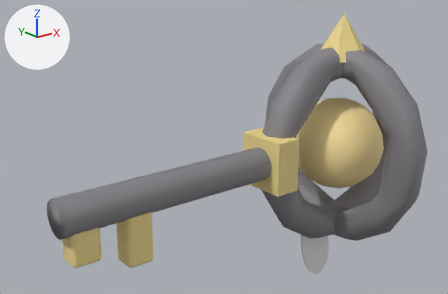
One commit to the glTF model assets/meshes/LanternKey.glb: the scene before it, then after it.
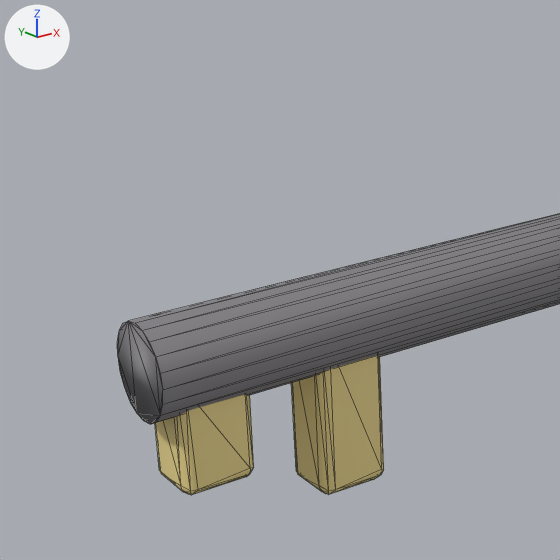
Old and new are each drawn whole from a 50 mm camera at (-3.036, -2.6, 2.167) aimed at (-0.837, 0.148, 1.067) and again close up on the part from 0% to 50% of the width and 24% to 100% of the height. The axes (+X, +Y, +Z) are drawn at upper left. The lights are the same throughout. The last two pictures show the newer version. The close-ups show mesh edges as thin lines. Vertices at exactly the same position are counted once.

In view in the first close-up: 'Brass', 'Iron'.
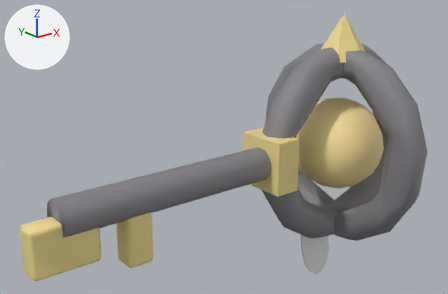
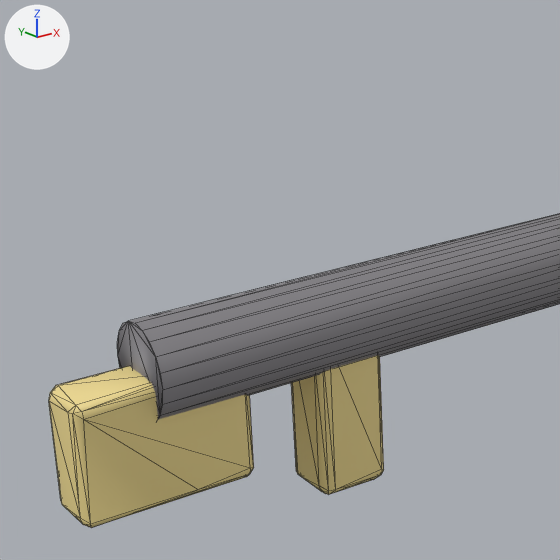
Location of each change, (x1, y1, x2, y2) in pixels of the close-ups (560 x 560 px; the box of a moved part takes in the faces that stretch with it):
'Brass', reshaped: before (155, 355, 384, 495); after (49, 355, 384, 528)
part 1 of me_brass, moved or reshaped: before (155, 406, 250, 495); after (49, 366, 250, 528)

The change in detail:
me_brass is used by ob_brass; location (0.0, 0.0, 0.0).
me_brass had 103 vertices, 190 faces and spanned x -1.93..0.16, y -0.18..0.18, z 0.61..1.81.
me_brass now has 103 vertices, 190 faces and spans x -2.13..0.16, y -0.18..0.18, z 0.61..1.81.
me_brass part 1: all 20 vertices in x -1.93..-1.91, y -0.07..0.07, z 0.71..0.97 are moved by (-0.2, 0.0, 0.0).
